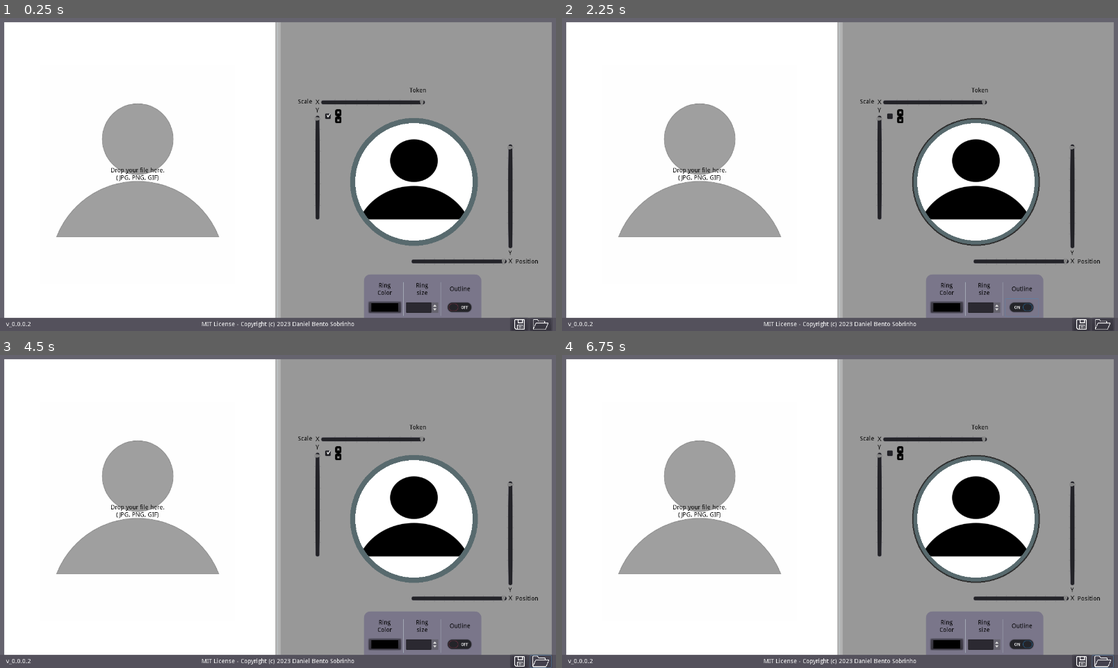
Above: before the commit, frames 1-4 (two rows, left to right).
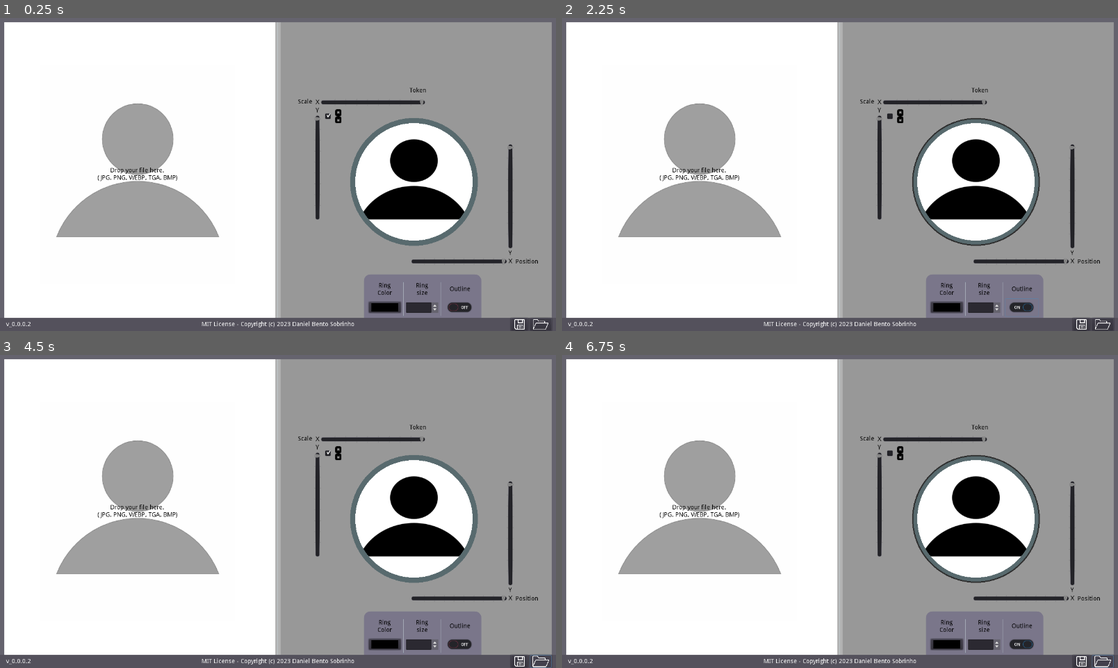
Above: after the commit, the same moments.

Repository: Daniel3dartist/Go.Token
Game: Godot game, scene res://Scenes/Main.tscn
Two runs of this game, one before a commit and one after it. Both use one fixed random seed, a clock stepped at 60 frames per second and the inputs below.
Inputs (mouse positions are in pixels of both pictures, inside the frame that each line leads up to):
- Up to frame 1 (0.25 s): no input
- Up to frame 2 (2.25 s): click (1101, 324) at 0.5 s; click "true" at 1.25 s; click (1023, 305) at 2 s
- Up to frame 3 (4.5 s): click "true" at 2.75 s; click (461, 642) at 3.5 s; click (539, 661) at 4.25 s
- Up to frame 4 (6.75 s): click "true" at 5 s; click (1023, 642) at 5.75 s; click (1101, 661) at 6.5 s

The runs differ from the first frame. In frame 1, 0.2% of the frame differs, in the area x 17-32%, y 47-53%; in frame 2, 0.2%; in frame 3, 0.2%; in frame 4, 0.2%.

Commit message:
Implemented minor updates to image save buttons.

Diff:
--- a/Scenes/Main.tscn
+++ b/Scenes/Main.tscn
@@ -148,13 +148,13 @@
 stretch_mode = 6
 
 [node name="Label" type="Label" parent="Panel/HBoxContainer/Panel/CenterContainer"]
-margin_left = 188.0
+margin_left = 157.0
 margin_top = 234.0
-margin_right = 312.0
+margin_right = 342.0
 margin_bottom = 265.0
 custom_colors/font_color = Color( 0, 0, 0, 1 )
 text = "Drop your file here.
-( JPG, PNG, GIF)"
+( JPG, PNG, WEBP, TGA, BMP)"
 align = 1
 valign = 1
 
@@ -314,6 +314,7 @@
 icon = ExtResource( 7 )
 align = 1
 icon_align = 2
+expand_icon = true
 
 [node name="is_checked" type="Label" parent="Panel/HBoxContainer/Panel2/CenterContainer/Token/HBoxContainer/VBoxContainer/HBoxContainer2/CheckBox"]
 visible = false
--- a/Scripts/Save_Button.gd
+++ b/Scripts/Save_Button.gd
@@ -6,6 +6,7 @@
 
 func _ready():
 	if platform == "HTML5":
+		self.get_parent().get_node("Dir").visible = false
 		self.icon = load("res://Base_Image/download-install-line-icon-White.png")
 	else:
 		self.icon = load("res://Base_Image/save-icon.png")
--- a/Scripts/Save_PNG_Token_File_button.gd
+++ b/Scripts/Save_PNG_Token_File_button.gd
@@ -7,5 +7,6 @@
 func _ready():
 	if platform == "HTML5":
 		self.icon = load("res://Base_Image/download-image-icon-White.png")
+		self.get_parent().get_node("Dir").visible = false
 	else:
 		self.icon = load("res://Base_Image/save-icon.png")
Binary file added: Base_Image/broken-link-icon.png
Not shown, added: Base_Image/broken-link-icon.png.import
Binary file added: Base_Image/hyperlink-icon.webp
Not shown, added: Base_Image/hyperlink-icon.webp.import
Binary file added: Base_Image/link-icon.webp
Not shown, added: Base_Image/link-icon.webp.import
Binary file added: Base_Image/link-line-icon.webp
Not shown, added: Base_Image/link-line-icon.webp.import
